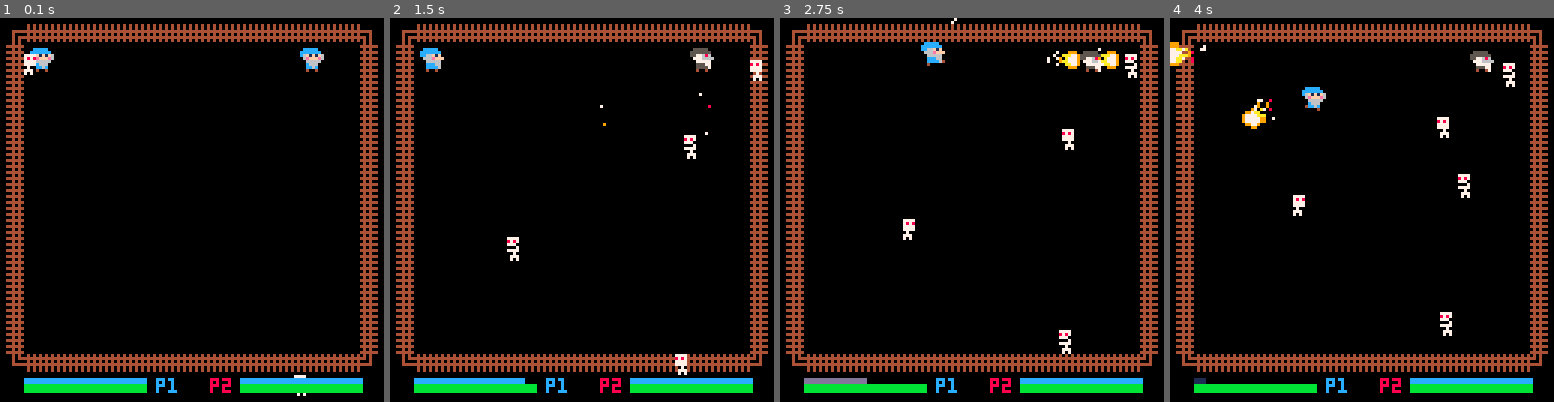
Above: before the commit, frames 1-4 (left to right).
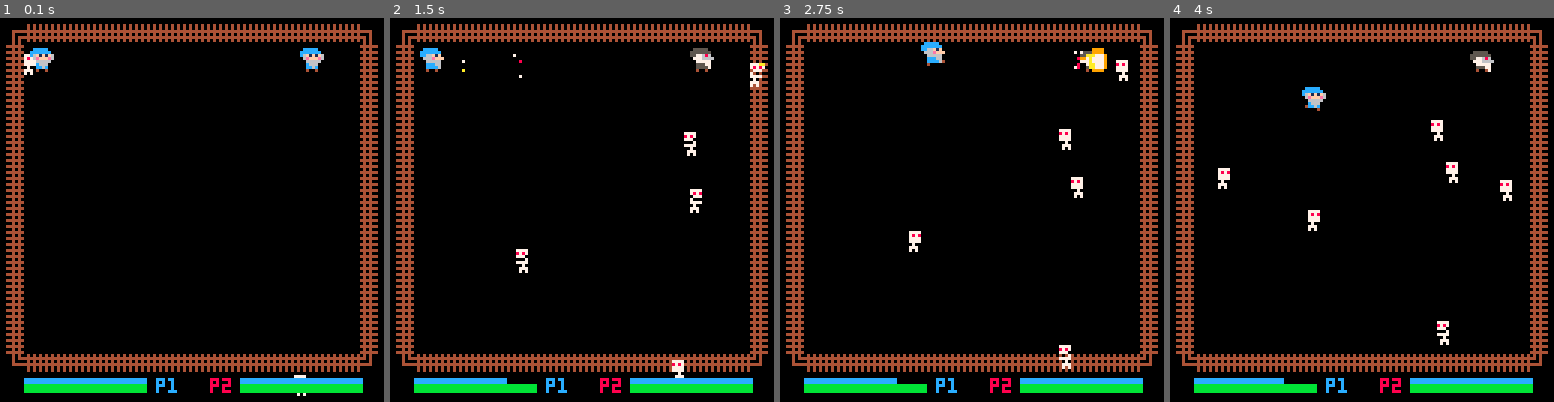
Above: after the commit, the same moments.

Repository: ravertass/wizardkingz
Game: PICO-8 cartridge wizardz.p8
Two runs of this game, one before a commit and one after it. Both use one fixed random seed, a clock stepped at 60 frames per second and the inputs below.
Inputs:
- Up to frame 1 (0.1 s): no input
- Up to frame 2 (1.5 s): tap X (X key) at 0.33, 1.07 s; tap O (Z key) at 0.7 s
- Up to frame 3 (2.75 s): hold Right 1.6-2.1 s; tap O (Z key) at 1.7, 2.1, 2.5 s; tap X (X key) at 1.85 s; hold Up 2.15-2.42 s; hold Right from 2.47 s (still down)
- Up to frame 4 (4 s): tap O (Z key) at 2.9, 3.3, 3.7 s; tap X (X key) at 2.97 s; release Right at 3.03 s; hold Left 3.08-3.58 s; hold Down 3.63-3.97 s

The runs differ from the first frame. In frame 1, less than 0.1% of the frame differs, in the area x 7-10%, y 9-11%; in frame 2, 0.9%; in frame 3, 1.9%; in frame 4, 2.3%, in the area x 0-90%, y 6-96%.

Commit message:
Nicer particles movement, better draw order
And a better choice of action button.

Diff:
--- a/wizardz.p8
+++ b/wizardz.p8
@@ -318,7 +318,7 @@
     pl.mana_punishment_counter -= 1
   else
     pl.mana = min(c_max_mana, pl.mana + 0.5)
-    if btn(4, pl.no) and pl.shoot_counter == 0 and pl.mana > 10 then
+    if btn(5, pl.no) and pl.shoot_counter == 0 and pl.mana > 10 then
       shoot_straight_fireball(pl)
       pl.mana -= 20
       pl.shoot_counter = 10
@@ -442,12 +442,12 @@
   create_skeltal_particles(skeltal, wpn)
 end
 
-cols_skeltal = {7,8,9}
+cols_skeltal = {7,8,10}
 function create_skeltal_particles(skeltal, fireball)
   local x = skeltal.x+3
   local y = skeltal.y+3
-  local dxoffs=skeltal.vel.x+cos(2)*fireball.vel.x
-  local dyoffs=skeltal.vel.y+sin(2)*fireball.vel.x
+  local dxoffs = skeltal.vel.x + 0.5*fireball.vel.x
+  local dyoffs = skeltal.vel.y + 0.5*fireball.vel.y
   for i = 1, 5 do
     add(fire_particles, create_fire_particle(x, y, dxoffs, dyoffs, cols_skeltal[flr(rnd(3))+1]))
   end
@@ -630,16 +630,25 @@
 function draw_gamescreen()
   cls()
   draw_fences()
-  draw_entity(pl1)
-  draw_entity(pl2)
   foreach(skeltals, draw_entity)
   foreach(skeltals, skeltal_chew)
+  draw_players()
   foreach(projectiles, draw_entity)
   foreach(projectiles, update_projectile_spr)
   foreach(fire_particles, update_fire_particle)
   foreach(fire_particles, draw_fire_particle)
   draw_manabars()
   draw_healthbars()
+end
+
+function draw_players()
+  if pl1.y >= pl2.y then
+    draw_entity(pl2)
+    draw_entity(pl1)
+  else
+    draw_entity(pl1)
+    draw_entity(pl2)
+  end
 end
 
 function skeltal_chew(e)
@@ -680,7 +689,7 @@
   elseif e.type == 'skeltal' then
     draw_skeltal(e)
   elseif e.type == 'player' then
-  draw_player(e)
+    draw_player(e)
   else
     spr(e.spr, e.x, e.y)
   end
@@ -970,46 +979,39 @@
 
 
 
-__map__
-0000000000000000000000000000000000000000000000000000000000000000000000000000000000000000000000000000000000000000000000000000000000000000000000000000000000000000000000000000000000000000000000000000000000000000000000000000000000000000000000000000000000000000
-0000000000000000000000000000000000000000000000000000000000000000000000000000000000000000000000000000000000000000000000000000000000000000000000000000000000000000000000000000000000000000000000000000000000000000000000000000000000000000000000000000000000000000
-00000b0b00000000000000000000000000000000000000000000000000000000000000000000000000000000000000000000000000000000000000000000000000000000000000000000000000000000000000000000000000000000000000000000000000000000000000000000000000000000000000000000000000000000
-000000000b0b0000000000000000000000000000000000000000000000000000000000000000000000000000000000000000000000000000000000000000000000000000000000000000000000000000000000000000000000000000000000000000000000000000000000000000000000000000000000000000000000000000
-00000000000b0b0b0b0b0b000000000000000000000000000000000000000000000000000000000000000000000000000000000000000000000000000000000000000000000000000000000000000000000000000000000000000000000000000000000000000000000000000000000000000000000000000000000000000000
-00000000000000000000000b0b00000000000000000000000000000000000000000000000000000000000000000000000000000000000000000000000000000000000000000000000000000000000000000000000000000000000000000000000000000000000000000000000000000000000000000000000000000000000000
-…(36 lines of a section not shown)…
+…(36 lines of a section not shown)…
Not shown, changed: 36 lines of the sprite sheet (__gfx__) section of wizardz.p8
